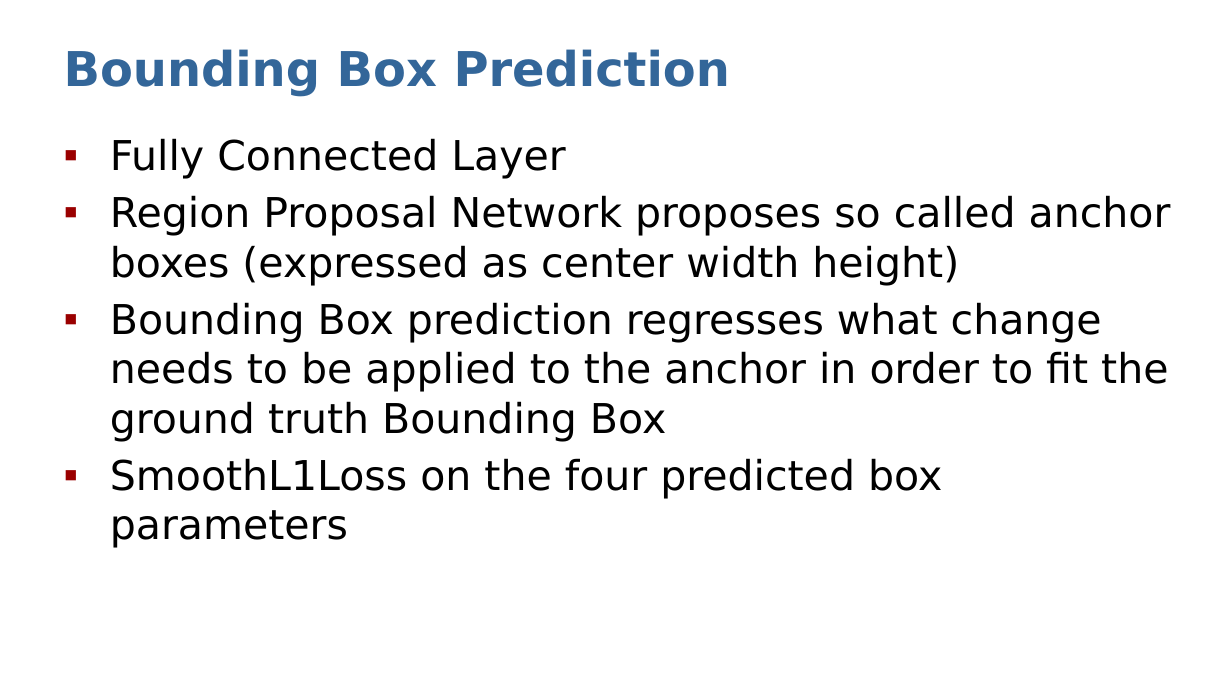
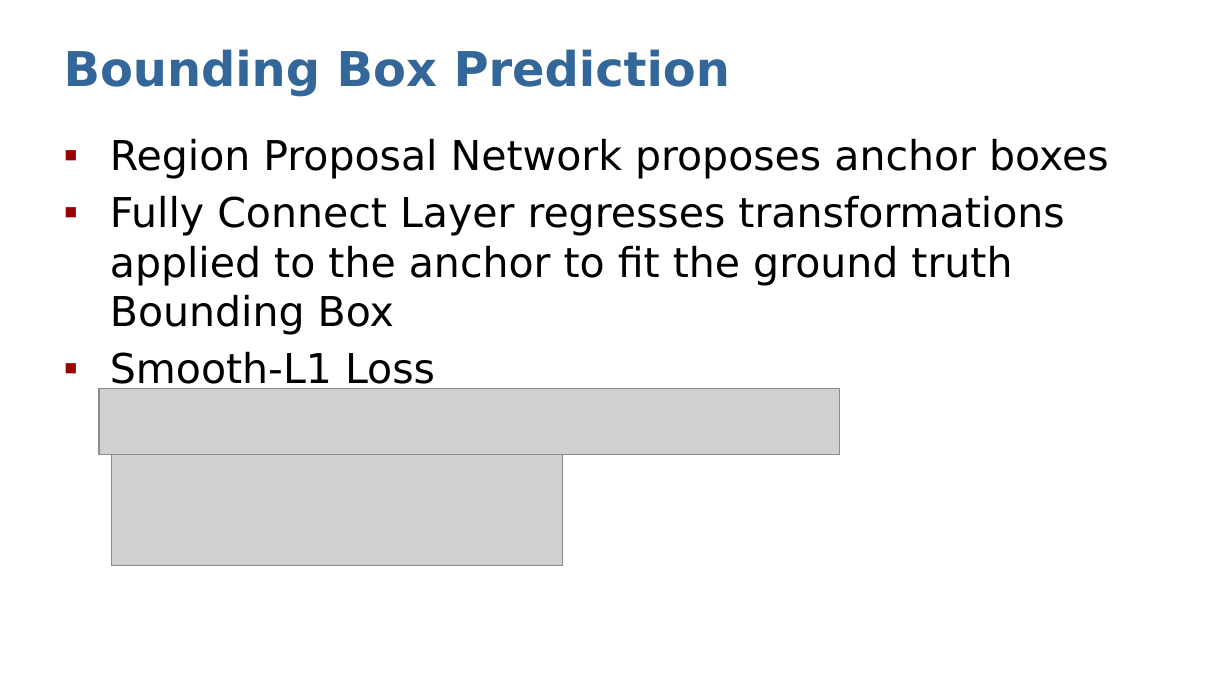
Before and after one commit to Dystron/Forked_EfficientPS, a slide deck: slide 3 of Crop-Aware Panoptic Segmentation.pptx. Drawn at 1232x693 pixels with LibreOffice and Linux fonts; fonts in the diff are those of the drawing; grey boxes stand for pictures. Boxes give left, top, right and bottom in pixels: in the first picture for what was removed or moved away, otherwise in the second. Text is boxed around its words. In the diff, an @@ line names an element or a change of style, - is before the commit and + after.

Commit message:
finished presentation?

```diff
--- a/Crop-Aware Panoptic Segmentation.pptx
+++ b/Crop-Aware Panoptic Segmentation.pptx
@@ text at [110,138,1109,393]: text changed @@
-▪ Fully Connected Layer
-▪ Region Proposal Network proposes so called anchor boxes (expressed as center width height)
-▪ Bounding Box prediction regresses what change needs to be applied to the anchor in order to fit the ground truth Bounding Box
-▪ SmoothL1Loss on the four predicted box parameters
+▪ Region Proposal Network proposes anchor boxes
+▪ Fully Connect Layer regresses transformations applied to the anchor to fit the ground truth Bounding Box
+▪ Smooth-L1 Loss
@@ picture added at [99,389,839,455] @@
@@ picture added at [112,455,563,567] @@
```
Also in this commit, not shown: 6 other slides changed, 3 slides added.
